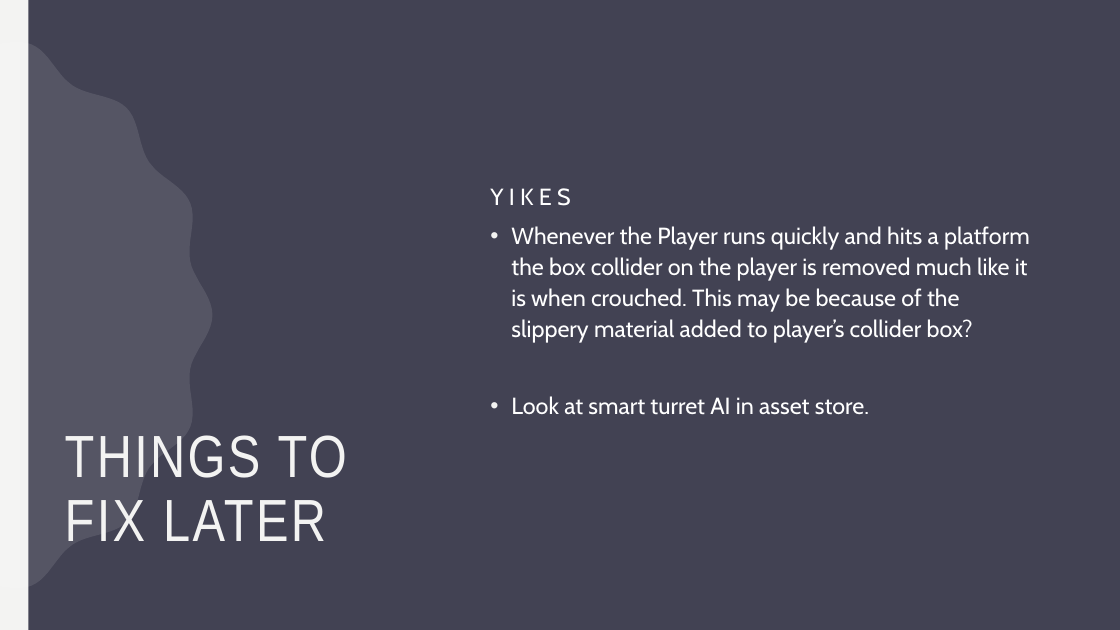
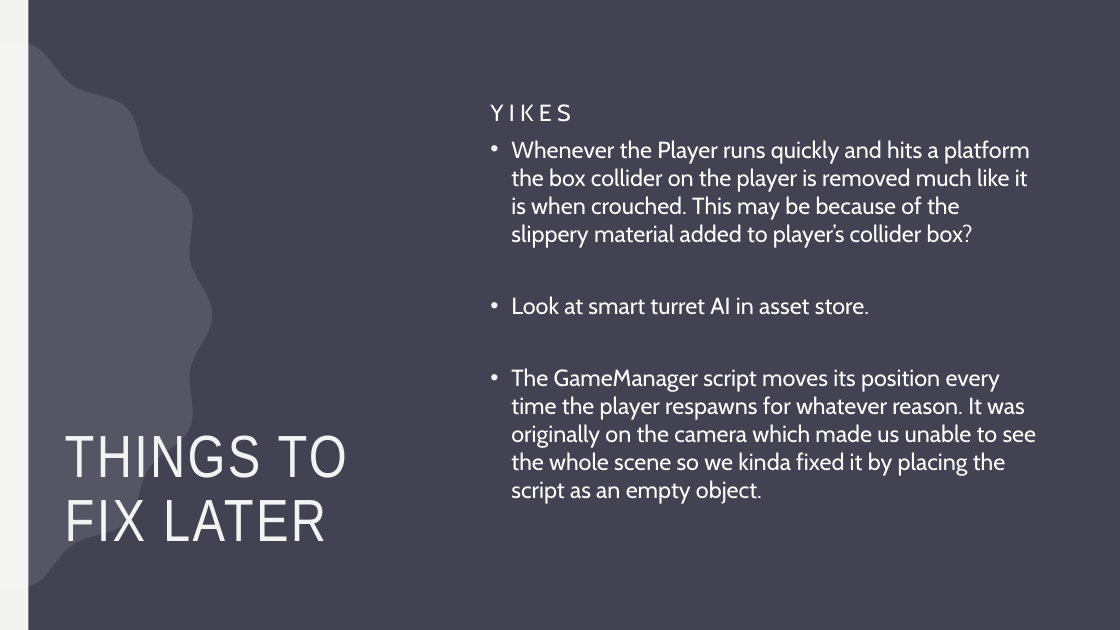
Before and after one commit to Briony-m/2D-Game-Tutorial, a slide deck: slide 7 of 2D Game/Game Pitch.pptx. Drawn at 1120x630 pixels with LibreOffice and Linux fonts; fonts in the diff are those of the drawing. Boxes give left, top, right and bottom in pixels: in the first picture for what was removed or moved away, otherwise in the second. Text is boxed around its words. In the diff, an @@ line names an element or a change of style, - is before the commit and + after.

```diff
--- a/2D Game/Game Pitch.pptx
+++ b/2D Game/Game Pitch.pptx
@@ text at (490, 104, 1030, 315): line spacing 1.1 to 1 @@
@@ text at (511, 368, 1037, 504): paragraph added @@
+• The GameManager script moves its position every time the player respawns for whatever reason. It was originally on the camera which made us unable to see the whole scene so we kinda fixed it by placing the script as an empty object.
```
Also in this commit, not shown: 3 other slides changed, 12 other files.
